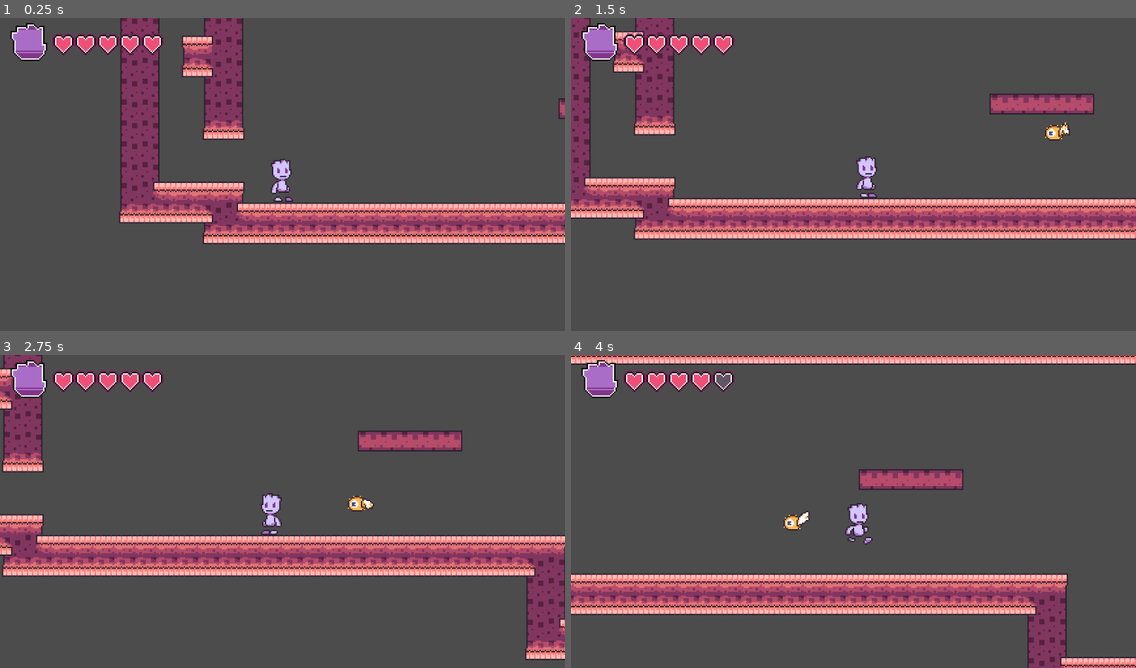
Above: before the commit, frames 1-4 (two rows, left to right).
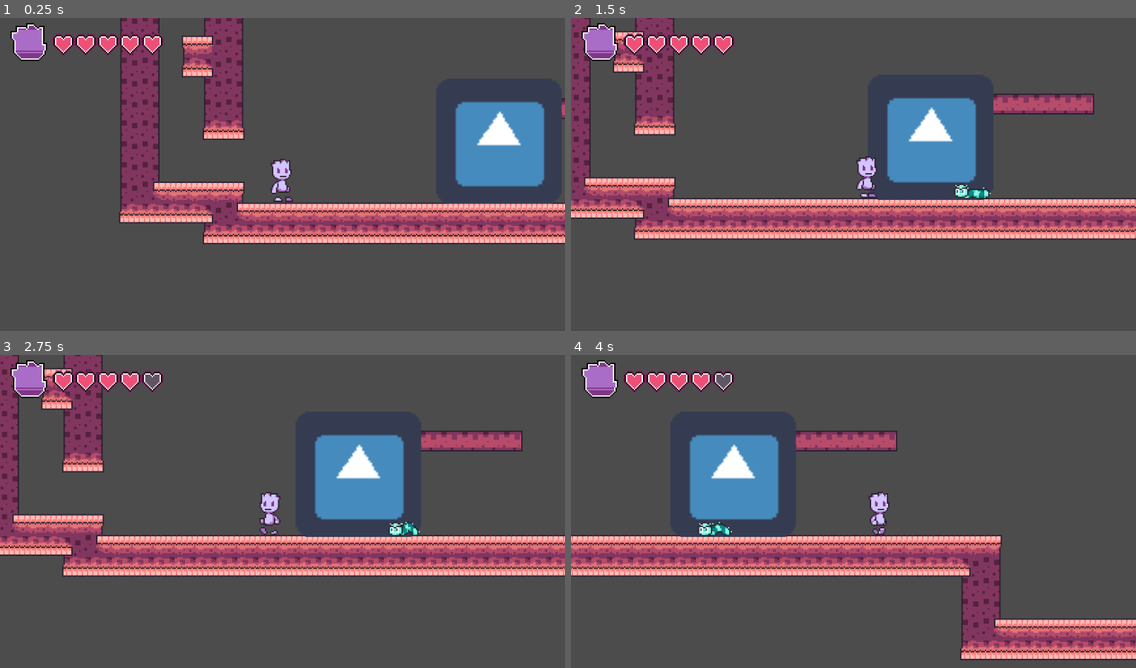
Above: after the commit, the same moments.

Repository: HeartDive-Dev-Team/HeartDive
Game: Godot game, scene res://Rooms/testZone.tscn
Same seed, same stepped clock (60 frames per second), same inputs: the game is played once before the commit and once after it. This scene is started directly instead of the project's main scene. The engine's default icon, where the game draws it, is replaced by a stand-in: a white triangle on a blue panel in a dark square.
Inputs:
- Up to frame 1 (0.25 s): no input
- Up to frame 2 (1.5 s): tap Enter (ui_accept) at 0.5, 0.6, 0.77, 1.07 s; hold Right (ui_right) from 0.53 s (still down); tap A (keyA) at 1.35 s
- Up to frame 3 (2.75 s): tap Enter (ui_accept) at 1.52, 1.55, 1.82, 2.3 s; release Right (ui_right) at 2.03 s; hold Left (ui_left) from 2.03 s (still down); tap D (keyD) at 2.1 s
- Up to frame 4 (4 s): release Left (ui_left) at 2.78 s; hold Right (ui_right) from 2.78 s (still down); tap S (keyS) at 2.85 s; tap Enter (ui_accept) at 3.02, 3.05, 3.32, 3.77, 3.8 s; tap Shift (keyShift) at 3.6 s

The runs differ from the first frame. In frame 1, 4.4% of the frame differs, in the area x 79-100%, y 25-60%; in frame 2, 4.8%; in frame 3, 20%; in frame 4, 36%, in the area x 0-100%, y 0-100%.

Commit message:
tenemos Spawner.gd

Diff:
--- a/Objects/Enemies/enemy1.gd
+++ b/Objects/Enemies/enemy1.gd
@@ -19,7 +19,6 @@
 # Called when the node enters the scene tree for the first time.
 func _ready():
 	velocity.x = 0;
-	velocity.y = 0;
 
 
 # Called every frame. 'delta' is the elapsed time since the previous frame.
--- a/Objects/Enemies/enemy_Spawner.tscn
+++ b/Objects/Enemies/enemy_Spawner.tscn
@@ -1,8 +1,37 @@
-[gd_scene load_steps=2 format=2]
+[gd_scene load_steps=5 format=2]
 
 [ext_resource path="res://Spawner.gd" type="Script" id=1]
+[ext_resource path="res://Sprites/icon.png" type="Texture" id=2]
+
+[sub_resource type="SpriteFrames" id=1]
+animations = [ {
+"frames": [ ExtResource( 2 ) ],
+"loop": true,
+"name": "default",
+"speed": 5.0
+} ]
+
+[sub_resource type="RectangleShape2D" id=2]
+extents = Vector2( 96, 96 )
 
 [node name="enemy_Spawner" type="KinematicBody2D"]
 script = ExtResource( 1 )
 
 [node name="AnimatedSprite" type="AnimatedSprite" parent="."]
+position = Vector2( 96, 96 )
+scale = Vector2( 3, 3 )
+frames = SubResource( 1 )
+
+[node name="hurtBox" type="Area2D" parent="."]
+
+[node name="CollisionShape2D" type="CollisionShape2D" parent="hurtBox"]
+position = Vector2( 96, 96 )
+shape = SubResource( 2 )
+
+[node name="Timer" type="Timer" parent="."]
+process_mode = 0
+wait_time = 5.0
+autostart = true
+[connection signal="body_entered" from="hurtBox" to="." method="_on_hurtBox_body_entered"]
+[connection signal="body_exited" from="hurtBox" to="." method="_on_hurtBox_body_exited"]
+[connection signal="timeout" from="Timer" to="." method="_on_Timer_timeout"]
--- a/Rooms/menu01.tscn
+++ b/Rooms/menu01.tscn
@@ -70,7 +70,7 @@
 scale = Vector2( 2, 2 )
 frames = SubResource( 6 )
 animation = "sleep"
-frame = 1
+frame = 3
 playing = true
 script = ExtResource( 9 )
 
--- a/Rooms/testZone.tscn
+++ b/Rooms/testZone.tscn
@@ -1,7 +1,7 @@
 [gd_scene load_steps=5 format=2]
 
 [ext_resource path="res://Objects/Player/obj_Player.tscn" type="PackedScene" id=1]
-[ext_resource path="res://Objects/Enemies/flyer-chaser-enemy1.tscn" type="PackedScene" id=2]
+[ext_resource path="res://Objects/Enemies/enemy_Spawner.tscn" type="PackedScene" id=2]
 [ext_resource path="res://Objects/tileset-1.tscn" type="PackedScene" id=3]
 [ext_resource path="res://Objects/Enemies/enemy1.tscn" type="PackedScene" id=4]
 
@@ -14,8 +14,8 @@
 position = Vector2( 0.404701, 0.995117 )
 tile_data = PoolIntArray( -196613, 2, 1, -196612, 2, 65536, -196611, 2, 65536, -196610, 2, 65536, -196609, 2, 65536, -2 …(6293 unchanged characters)…
 
-[node name="flyer-chaser-enemy1" parent="." instance=ExtResource( 2 )]
-position = Vector2( 731.043, 197.647 )
+[node name="enemy_Spawner" parent="." instance=ExtResource( 2 )]
+position = Vector2( 325.603, 67.763 )
 
 [node name="enemy1" parent="." instance=ExtResource( 4 )]
-position = Vector2( 1022.36, 342.316 )
+position = Vector2( 606.218, 229.398 )
--- a/Spawner.gd
+++ b/Spawner.gd
@@ -4,14 +4,11 @@
 var objetoColisionado;
 var colisionando = false;
 onready var anims = get_node("AnimatedSprite");
-# Declare member variables here. Examples:
-# var a = 2
-# var b = "text"
-
+var enemy1 = preload ("res://Objects/Enemies/enemy1.tscn");
 
 # Called when the node enters the scene tree for the first time.
 func _ready():
-	pass
+	generateEnemy()
 
 func _process(delta):
 	pass
@@ -23,4 +20,15 @@
 	health = health-damageRecived
 	if health <= 0:
 		die();
-		#contadorInvencible = 10;
+
+
+func generateEnemy():
+	var e = enemy1.instance()
+	e.position = position
+	e.position.x += 96
+	e.velocity.y = -300
+	get_tree().get_root().add_child(e)
+
+
+func _on_Timer_timeout():
+	generateEnemy()
